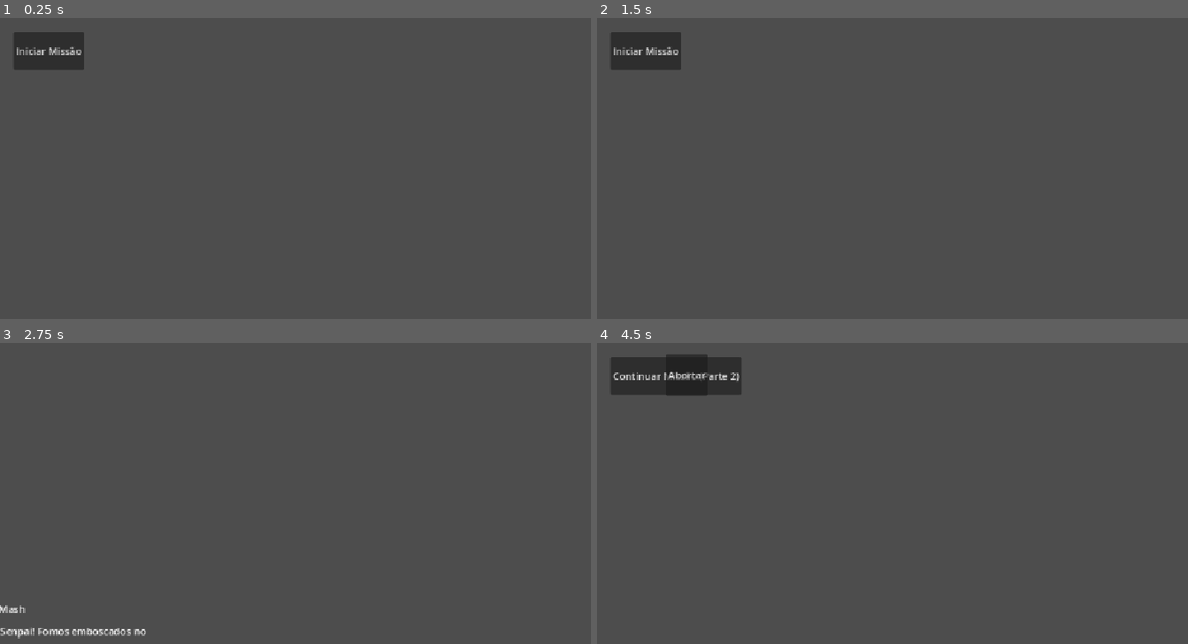
Above: before the commit, frames 1-4 (two rows, left to right).
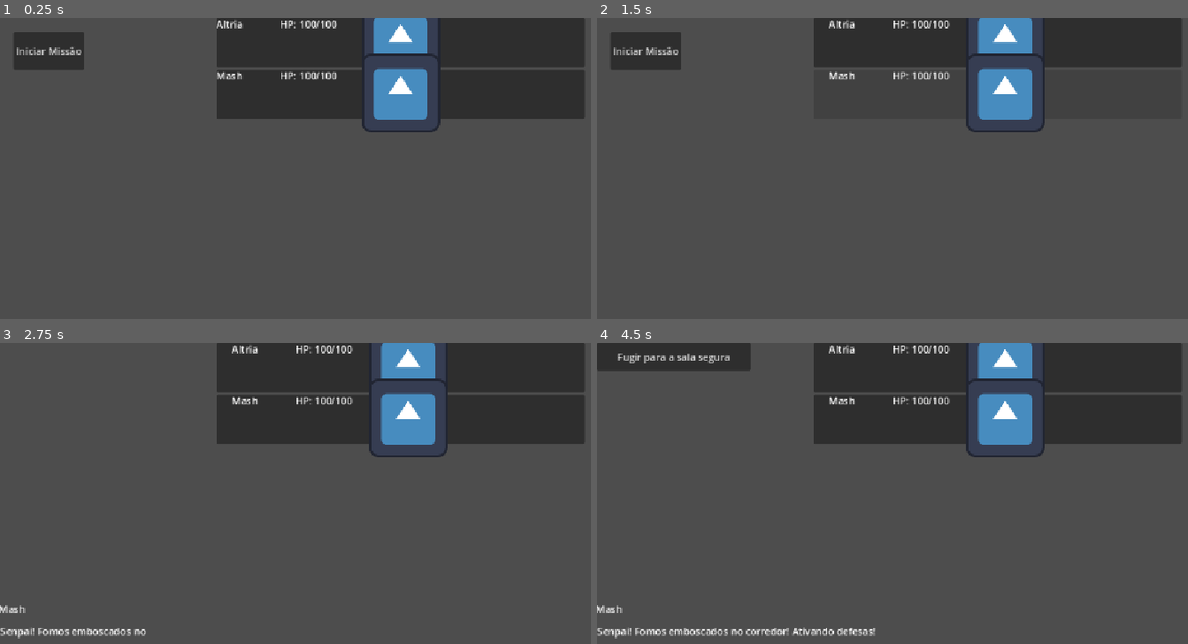
Above: after the commit, the same moments.

Repository: sofia-romao/JRPG-Mobile
Game: Godot game, scene res://scenes/main.tscn
Same seed, same stepped clock (60 frames per second), same inputs: the game is played once before the commit and once after it. Before the commit the project starts from res://main.tscn.
Inputs (mouse positions are in pixels of both pictures, inside the frame that each line leads up to):
- Up to frame 1 (0.25 s): no input
- Up to frame 2 (1.5 s): click (998, 42) at 0.52 s; click (998, 93) at 1.27 s
- Up to frame 3 (2.75 s): click "Iniciar Missão" at 2 s
- Up to frame 4 (4.5 s): click (951, 541) at 2.75 s; click (951, 541) at 3.5 s; click (673, 358) at 4.25 s, where only the run before the commit has a clickable "Fugir para a sala segura"

The runs differ from the first frame. In frame 1, 19% of the frame differs, in the area x 36-99%, y 0-38%; in frame 2, 11%; in frame 3, 19%; in frame 4, 23%, in the area x 0-99%, y 0-99%.

Commit message:
sistema de party e hero data

Diff:
--- /dev/null
+++ b/fgo-dialogue/hero_selection_card.gd
@@ -0,0 +1,63 @@
+extends Button
+
+# Sinais para avisar o menu principal que este cartão foi clicado
+signal card_clicked(id_heroi: String)
+
+@export_category("Componentes Visuais")
+@export var texture: TextureRect
+@export var label_nome: Label
+@export var label_HP: Label
+@export var overlay: ColorRect
+@export var margin: MarginContainer
+
+# Guardamos o ID deste herói para saber quem enviar no sinal de clique
+var heroi_id: String = ""
+
+func _ready() -> void:
+	# Conecta o sinal de clique do próprio botão a uma função local
+	pressed.connect(_on_pressed)
+
+## Função que o menu principal vai chamar para configurar ou atualizar o cartão
+func configurar_cartao(id: String, estado: HeroState, esta_na_party: bool, jogo_trancado: bool) -> void:
+	heroi_id = id
+
+	# 1. Alimenta os textos e imagens com a nossa nova arquitetura
+	label_nome.text = estado.blueprint.nome
+	label_HP.text = "HP: %d/%d" % [estado.hp_atual, estado.get_max_hp()]
+
+	if texture and estado.blueprint.icone_avatar:
+		texture.texture = estado.blueprint.icone_avatar
+
+	# 2. Gerencia o overlay de bloqueio (se a missão composta estiver em andamento)
+	if overlay:
+		overlay.visible = jogo_trancado
+	disabled = jogo_trancado # Desativa o clique se o jogo estiver trancado
+
+	# 3. Executa a animação de deslizar baseada no estado de seleção
+	_animar_deslocamento(esta_na_party)
+
+## Controla o efeito visual de mover o conteúdo para o lado de forma segura
+var meu_tween: Tween # Guardamos a referência do tween no topo do script
+
+func _animar_deslocamento(selecionado: bool) -> void:
+	if not margin: return
+
+	# Se já existir uma animação rodando neste cartão, interrompe ela imediatamente
+	if meu_tween and meu_tween.is_valid():
+		meu_tween.kill()
+
+	if margin.get("theme_override_constants/margin_left") == null:
+		margin.set("theme_override_constants/margin_left", 0)
+
+	var valor_alvo = 25 if selecionado else 0
+
+	# 🛠️ SÓ ANIMA SE O VALOR MUDOU: Se o cartão já está na posição certa, não faz nada!
+	if margin.get("theme_override_constants/margin_left") == valor_alvo:
+		return
+
+	meu_tween = create_tween().set_ease(Tween.EASE_OUT).set_trans(Tween.TRANS_QUAD)
+	meu_tween.tween_property(margin, "theme_override_constants/margin_left", valor_alvo, 0.15)
+
+## Quando o jogador clica no cartão, avisa o menu principal enviando o ID
+func _on_pressed() -> void:
+	card_clicked.emit(heroi_id)
--- a/fgo-dialogue/main.tscn
+++ /dev/null
@@ -1,9 +0,0 @@
-[gd_scene format=3 uid="uid://dv3q36sendh72"]
-
-[ext_resource type="Script" uid="uid://cik0r7kimoruy" path="res://main.gd" id="1_ig7tw"]
-
-[node name="Main" type="Node" unique_id=1439246879 node_paths=PackedStringArray("scene_container")]
-script = ExtResource("1_ig7tw")
-scene_container = NodePath("SceneContainer")
-
-[node name="SceneContainer" type="Node" parent="." unique_id=1708542841]
--- /dev/null
+++ b/fgo-dialogue/party_selection_menu.gd
@@ -0,0 +1,75 @@
+extends Control
+# 🖥️ PARTY SELECTION MENU - Gerencia a interface de montagem do time
+
+@export_category("Configurações de Cena")
+## Arraste aqui o seu arquivo .tscn do cartão (hero_selection_card.tscn)
+@export var card_prefab: PackedScene
+
+@export_category("Nós da Interface")
+## Arraste aqui o seu GridContainer onde os cartões vão nascer
+@export var grid_container: GridContainer
+## OPCIONAL: Um Label para avisar o jogador se a equipe estiver trancada
+@export var label_aviso_trancado: Label
+
+func _ready() -> void:
+	if not card_prefab:
+		push_error("PartyMenu: Esqueceu de arrastar o card_prefab no Inspector!")
+		return
+	if not grid_container:
+		push_error("PartyMenu: Esqueceu de arrastar o grid_container no Inspector!")
+		return
+
+	# Monta a lista visual de heróis assim que a tela abre
+	atualizar_menu_ui()
+
+## Limpa o grid e redesenha todos os heróis com seus status atuais
+func atualizar_menu_ui() -> void:
+	# 1. Limpa os cartões antigos do grid para não duplicar
+	for filho in grid_container.get_children():
+		filho.queue_free()
+
+	# 2. Atualiza o texto de aviso se a missão composta estiver trancada
+	var trancado: bool = PlayerData.missao_em_andamento
+	if label_aviso_trancado:
+		label_aviso_trancado.visible = trancado
+		label_aviso_trancado.text = "⚠️ MISSÃO EM ANDAMENTO - EQUIPE TRANCADA"
+
+	# 3. Varre a coleção global do PlayerData e spawna os cartões
+	for heroi_id in PlayerData.colecao_herois:
+		var estado: HeroState = PlayerData.colecao_herois[heroi_id]
+
+		# Verifica se este herói específico está atualmente na equipe de 3
+		var esta_na_party: bool = PlayerData.party_ativa.has(heroi_id)
+
+		# Instancia o cartão visual
+		var novo_cartao = card_prefab.instantiate()
+		grid_container.add_child(novo_cartao)
+
+		# Configura os dados do cartão (passando as flags de seleção e bloqueio)
+		novo_cartao.configurar_cartao(heroi_id, estado, esta_na_party, trancado)
+
+		# Escuta o sinal de clique que o cartão emite
+		novo_cartao.card_clicked.connect(_on_card_selecionado)
+
+## Função que roda sempre que o jogador clica em qualquer cartão de herói
+func _on_card_selecionado(id_heroi: String) -> void:
+	if PlayerData.missao_em_andamento: return
+
+	# 1. Modifica o array (Sua lógica perfeita de antes)
+	if PlayerData.party_ativa.has(id_heroi):
+		PlayerData.party_ativa.erase(id_heroi)
+	else:
+		if PlayerData.party_ativa.size() < PlayerData.MAX_PARTY_SIZE:
+			PlayerData.party_ativa.append(id_heroi)
+
+	# 2. 🛠️ EM VEZ DE CHAMAR atualizar_menu_ui(), ATUALIZAMOS OS CARTOES EXISTENTES:
+	# Varre os nós filhos do grid que já estão vivos na tela!
+	for cartao in grid_container.get_children():
+		var id = cartao.heroi_id
+		var estado = PlayerData.colecao_herois[id]
+		var esta_na_party = PlayerData.party_ativa.has(id)
+		var trancado = PlayerData.missao_em_andamento
+
+		# Atualiza o cartão. Como ele não foi deletado, a animação vai rodar
+		# LINDA e ISOLADA apenas no cartão que mudou de estado!
+		cartao.configurar_cartao(id, estado, esta_na_party, trancado)
--- a/fgo-dialogue/player_data.gd
+++ b/fgo-dialogue/player_data.gd
@@ -1,6 +1,6 @@
 extends Node
 # 💾 PLAYERDATA - Fonte de Verdade Global do Progresso do Jogador
-
+@export var herois_disponiveis: Array[HeroData] = []
 const MAX_PARTY_SIZE : int = 3
 
 var missao_em_andamento: bool = false
@@ -43,60 +43,34 @@
 func get_heroi(id_heroi: String) -> HeroState:
 	return colecao_herois.get(id_heroi, null)
 func _ready() -> void:
-	print("🧪 [PlayerData] Iniciando testes do sistema de heróis...")
-	_rodar_teste_sistema()
+	_carregar_herois_da_pasta()
+	# ... seu código de inicialização ou testes ...
 
-func _rodar_teste_sistema() -> void:
-	# 1. CRIANDO BLUEPRINTS TEMPORÁRIOS VIA CÓDIGO (Simulando os arquivos .tres)
-	var blueprint_mash = HeroData.new()
-	blueprint_mash.id = "mash_01"
-	blueprint_mash.nome = "Mash Kyrielight"
-	blueprint_mash.hp_base = 100
-	blueprint_mash.hp_por_nivel = 15
+func _carregar_herois_da_pasta() -> void:
+	var caminho_pasta = "res://resources/heroes/"
+	var dir = DirAccess.open(caminho_pasta)
 
-	var blueprint_artoria = HeroData.new()
-	blueprint_artoria.id = "artoria_05"
-	blueprint_artoria.nome = "Altria Pendragon"
-	blueprint_artoria.hp_base = 150
-	blueprint_artoria.hp_por_nivel = 25
+	if dir:
+		dir.list_dir_begin()
+		var nome_arquivo = dir.get_next()
 
-	# 2. INSTANCIANDO O STATUS DINÂMICO (Simulando carregar um Save Game)
-	var estado_mash = HeroState.new()
-	estado_mash.blueprint = blueprint_mash
-	estado_mash.xp_atual = 0  # Nível 1
-	estado_mash.curar_total() # Começa com HP cheio
+		while nome_arquivo != "":
+			# Garante que só vai ler arquivos de recurso (.tres) e ignorar arquivos .import
+			if not dir.current_is_dir() and nome_arquivo.ends_with(".tres"):
+				var caminho_completo = caminho_pasta + nome_arquivo
+				var data = load(caminho_completo) as HeroData
 
-	var estado_artoria = HeroState.new()
-	estado_artoria.blueprint = blueprint_artoria
-	estado_artoria.xp_atual = 2500 # Nível 3 (2500 / 1000 = 2 + 1)
-	estado_artoria.curar_total()
+				if data:
+					# Instancia o estado dinâmico exatamente como fazíamos antes
+					var novo_estado = HeroState.new()
+					novo_estado.blueprint = data
+					novo_estado.xp_atual = 0
+					novo_estado.curar_total()
 
-	# 3. POPULANDO A COLEÇÃO E A PARTY ATIVA
-	colecao_herois["mash_01"] = estado_mash
-	colecao_herois["artoria_05"] = estado_artoria
+					colecao_herois[data.id] = novo_estado
+					print("📦 [PlayerData] Herói carregado automaticamente: %s" % data.nome)
 
-	party_ativa = ["mash_01", "artoria_05"]
-
-	# 4. EXECUTANDO OS TESTES NO CONSOLE
-	print("\n--- STATUS INICIAL ---")
-	print("🛡️ %s | Nível: %d | HP: %d/%d" % [estado_mash.blueprint.nome, estado_mash.get_nivel(), estado_mash.hp_atual, estado_mash.get_max_hp()])
-	print("⚔️ %s | Nível: %d | HP: %d/%d" % [estado_artoria.blueprint.nome, estado_artoria.get_nivel(), estado_artoria.hp_atual, estado_artoria.get_max_hp()])
-
-	print("\n--- TESTE 1: SIMULANDO DANO EM COMBATE ---")
-	# Mash toma 40 de dano, Artoria toma 80 de dano
-	atualizar_hp_por_id("mash_01", -40)
-	atualizar_hp_por_id("artoria_05", -80)
-
-	print("\n--- TESTE 2: GANHO DE XP E UPGRADE DINÂMICO ---")
-	# Vamos dar 1500 de XP para a Mash. Ela deve ir para o Nível 2.
-	# O Max HP dela deve subir automaticamente, mas o HP atual continua ferido!
-	adicionar_xp("mash_01", 1500)
-	var heroi_mash = get_heroi("mash_01")
-	print("📊 %s após XP | Nível: %d | HP Atual: %d | NOVO Max HP: %d" % [heroi_mash.blueprint.nome, heroi_mash.get_nivel(), heroi_mash.hp_atual, heroi_mash.get_max_hp()])
-
-	print("\n--- TESTE 3: CURA TOTAL DA PARTY (FIM DA MISSÃO) ---")
-	curar_party_ativa()
-	print("📊 %s Recorada | HP: %d/%d" % [estado_mash.blueprint.nome, estado_mash.hp_atual, estado_mash.get_max_hp()])
-	print("📊 %s Recuperada | HP: %d/%d" % [estado_artoria.blueprint.nome, estado_artoria.hp_atual, estado_artoria.get_max_hp()])
-
-	print("\n🧪 [PlayerData] Testes concluídos com sucesso!")
+			nome_arquivo = dir.get_next()
+		dir.list_dir_end()
+	else:
+		push_error("PlayerData: Não foi possível acessar a pasta de heróis em: " + caminho_pasta)
--- /dev/null
+++ b/fgo-dialogue/resources/heroes/altria.tres
@@ -0,0 +1,12 @@
+[gd_resource type="Resource" script_class="HeroData" format=3 uid="uid://0gfwfgwo4p3f"]
+
+[ext_resource type="Script" uid="uid://bln4pkc2ot1or" path="res://hero_data.gd" id="1_hksuq"]
+[ext_resource type="Texture2D" uid="uid://bwi77x5m5uiut" path="res://icon.svg" id="1_qwesp"]
+
+[resource]
+script = ExtResource("1_hksuq")
+id = "altria"
+nome = "Altria"
+cor_tema = Color(0.41359308, 0.70002633, 1, 1)
+icone_avatar = ExtResource("1_qwesp")
+metadata/_custom_type_script = "uid://bln4pkc2ot1or"
--- /dev/null
+++ b/fgo-dialogue/resources/heroes/mash.tres
@@ -0,0 +1,11 @@
+[gd_resource type="Resource" script_class="HeroData" format=3 uid="uid://dqfrmdu21d70"]
+
+[ext_resource type="Texture2D" uid="uid://bwi77x5m5uiut" path="res://icon.svg" id="1_7th1m"]
+[ext_resource type="Script" uid="uid://bln4pkc2ot1or" path="res://hero_data.gd" id="1_dlrhb"]
+
+[resource]
+script = ExtResource("1_dlrhb")
+id = "mash"
+nome = "Mash"
+icone_avatar = ExtResource("1_7th1m")
+metadata/_custom_type_script = "uid://bln4pkc2ot1or"
--- /dev/null
+++ b/fgo-dialogue/scenes/hero_selection_card.tscn
@@ -0,0 +1,52 @@
+[gd_scene format=3 uid="uid://cavqlxggfvlb1"]
+
+[ext_resource type="Script" uid="uid://jqdusinyvvaf" path="res://hero_selection_card.gd" id="1_k8dh0"]
+
+[node name="HeroSelectionCard" type="Button" unique_id=1703486652 node_paths=PackedStringArray("texture", "label_nome", "label_HP", "overlay", "margin")]
+custom_minimum_size = Vector2(600, 80)
+offset_right = 600.0
+offset_bottom = 80.0
+script = ExtResource("1_k8dh0")
+texture = NodePath("MarginContainer/TextureRect")
+label_nome = NodePath("MarginContainer/HBoxContainer/LabelNome")
+label_HP = NodePath("MarginContainer/HBoxContainer/LabelHP")
+overlay = NodePath("OverlayTrancado")
+margin = NodePath("MarginContainer")
+
+[node name="MarginContainer" type="MarginContainer" parent="." unique_id=2129938305]
+layout_mode = 1
+anchors_preset = 15
+anchor_right = 1.0
+anchor_bottom = 1.0
+offset_bottom = -4.0
+grow_horizontal = 2
+grow_vertical = 2
+theme_override_constants/margin_left = 0
+theme_override_constants/margin_top = 0
+theme_override_constants/margin_right = 0
+theme_override_constants/margin_bottom = 0
+
+[node name="TextureRect" type="TextureRect" parent="MarginContainer" unique_id=671201493]
+layout_mode = 2
+stretch_mode = 5
+
+[node name="HBoxContainer" type="HBoxContainer" parent="MarginContainer" unique_id=708147872]
+layout_mode = 2
+
+[node name="LabelNome" type="Label" parent="MarginContainer/HBoxContainer" unique_id=1776354760]
+custom_minimum_size = Vector2(100, 80)
+layout_mode = 2
+
+[node name="LabelHP" type="Label" parent="MarginContainer/HBoxContainer" unique_id=193720062]
+custom_minimum_size = Vector2(100, 80)
+layout_mode = 2
+
+[node name="OverlayTrancado" type="ColorRect" parent="." unique_id=247004520]
+visible = false
+layout_mode = 1
+anchors_preset = 15
+anchor_right = 1.0
+anchor_bottom = 1.0
+grow_horizontal = 2
+grow_vertical = 2
+color = Color(0.011764706, 0.011764706, 0.011764706, 0.38431373)
--- /dev/null
+++ b/fgo-dialogue/scenes/main.tscn
@@ -0,0 +1,12 @@
+[gd_scene format=3 uid="uid://dv3q36sendh72"]
+
+[ext_resource type="Script" uid="uid://cik0r7kimoruy" path="res://main.gd" id="1_0wfyh"]
+[ext_resource type="PackedScene" uid="uid://bfktfdy7yeljp" path="res://scenes/party_selection_menu.tscn" id="2_sugp2"]
+
+[node name="Main" type="Node" unique_id=1439246879 node_paths=PackedStringArray("scene_container")]
+script = ExtResource("1_0wfyh")
+scene_container = NodePath("SceneContainer")
+
+[node name="SceneContainer" type="Node" parent="." unique_id=1708542841]
+
+[node name="PartySelectionMenu" parent="." unique_id=928408070 instance=ExtResource("2_sugp2")]
--- /dev/null
+++ b/fgo-dialogue/scenes/party_selection_menu.tscn
@@ -0,0 +1,37 @@
+[gd_scene format=3 uid="uid://bfktfdy7yeljp"]
+
+[ext_resource type="Script" uid="uid://bt5y80jos8jvv" path="res://party_selection_menu.gd" id="1_axaai"]
+[ext_resource type="PackedScene" uid="uid://cavqlxggfvlb1" path="res://scenes/hero_selection_card.tscn" id="2_7xtmb"]
+
+[node name="PartySelectionMenu" type="Control" unique_id=928408070 node_paths=PackedStringArray("grid_container", "label_aviso_trancado")]
+custom_minimum_size = Vector2(800, 500)
+layout_mode = 3
+anchors_preset = 11
+anchor_left = 1.0
+anchor_right = 1.0
+anchor_bottom = 1.0
+grow_horizontal = 0
+grow_vertical = 2
+script = ExtResource("1_axaai")
+card_prefab = ExtResource("2_7xtmb")
+grid_container = NodePath("ScrollContainer/HeroGrid")
+label_aviso_trancado = NodePath("LabelAvisoTrancado")
+
+[node name="ScrollContainer" type="ScrollContainer" parent="." unique_id=1790750672]
+layout_mode = 1
+anchors_preset = 15
+anchor_right = 1.0
+anchor_bottom = 1.0
+grow_horizontal = 2
+grow_vertical = 2
+
+[node name="HeroGrid" type="GridContainer" parent="ScrollContainer" unique_id=1782616274]
+layout_mode = 2
+
+[node name="LabelAvisoTrancado" type="Label" parent="." unique_id=63054580]
+custom_minimum_size = Vector2(80, 60)
+layout_mode = 0
+offset_left = 92.52106
+offset_top = 270.44162
+offset_right = 320.52106
+offset_bottom = 404.44162
Not shown, added: fgo-dialogue/hero_selection_card.gd.uid
Not shown, added: fgo-dialogue/party_selection_menu.gd.uid
